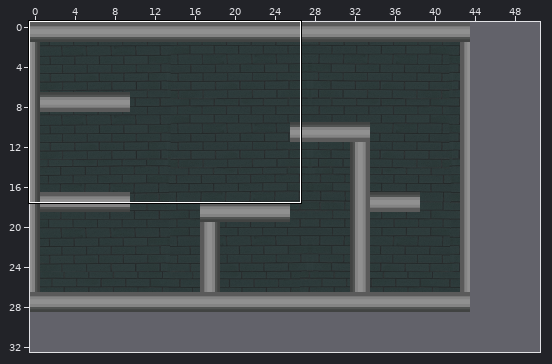
Tiled map (JSON): public/tilemaps/nivel1.json. The first picture is a wide view before the edit; the outline marks the close-up.
Close-up. Before:
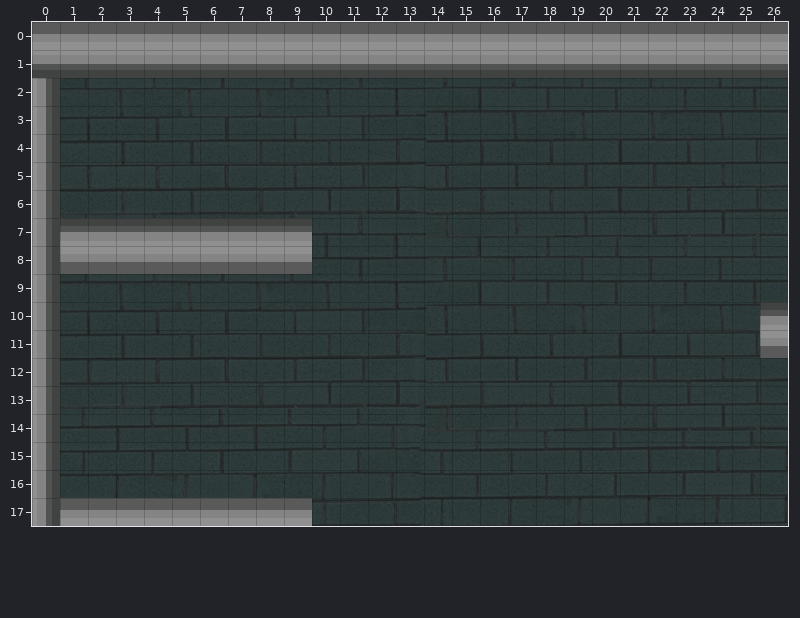
Cells are 32x32 px. Shown: x 0..26, y 0..17. The commit also changed other parts of the map, which this record leaves out. The old version is drawn lined up with the new one.
Now the later version:
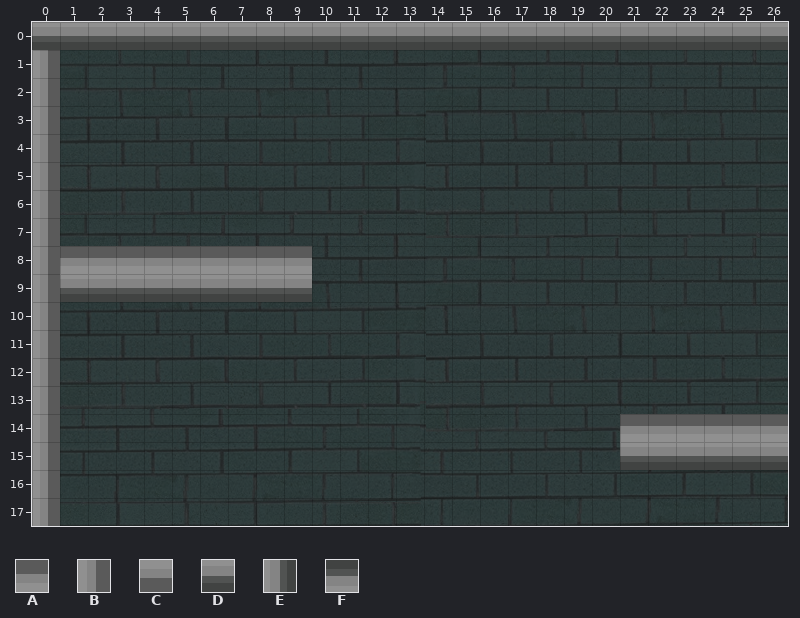
Key: from "platform": A 0, B 4 turned 90, C 9 flipped up-down, D 12, E 12 turned 270, F 21 flipped up-down.
_ is an empty cell, . an unchanged one.
The exact change:
map size 44x29 -> 51x33 cells
--- layer "plataforma"
@@ x 0..26 @@
- 0 AAAAAAAAAAAAAAAAAAAAAAAAAAA
- 1 DDDDDDDDDDDDDDDDDDDDDDDDDDD
- 2 E..........................
- 3 E..........................
- 4 E..........................
- 5 E..........................
- 6 E..........................
- 7 EFFFFFFFFF.................
- 8 ECCCCCCCCC.................
- 9 E_________.................
-10 E.........................F
-11 E.........................C
-12 E..........................
-13 E..........................
-14 E....................______
-15 E....................______
-16 E..........................
-17 EAAAAAAAAA.................
+ 0 DDDDDDDDDDDDDDDDDDDDDDDDDDD
+ 1 B__________________________
+ 2 B..........................
+ 3 B..........................
+ 4 B..........................
+ 5 B..........................
+ 6 B..........................
+ 7 B_________.................
+ 8 BAAAAAAAAA.................
+ 9 BDDDDDDDDD.................
+10 B........................._
+11 B........................._
+12 B..........................
+13 B..........................
+14 B....................AAAAAA
+15 B....................DDDDDD
+16 B..........................
+17 B_________.................
Changed places in both close-ups, as pixel boxes (x1, y1, x2, y2):
changed: (32, 22, 788, 526)
